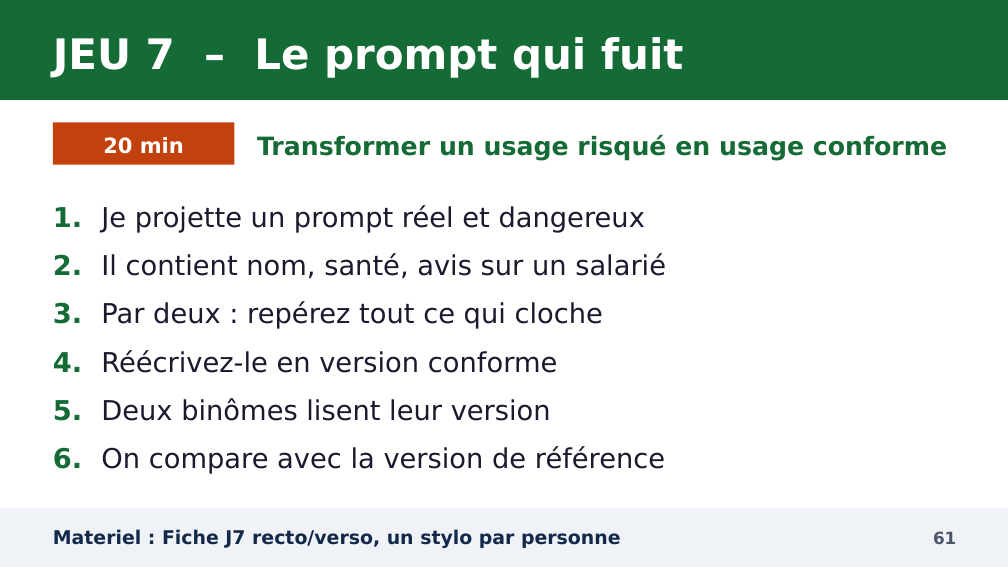
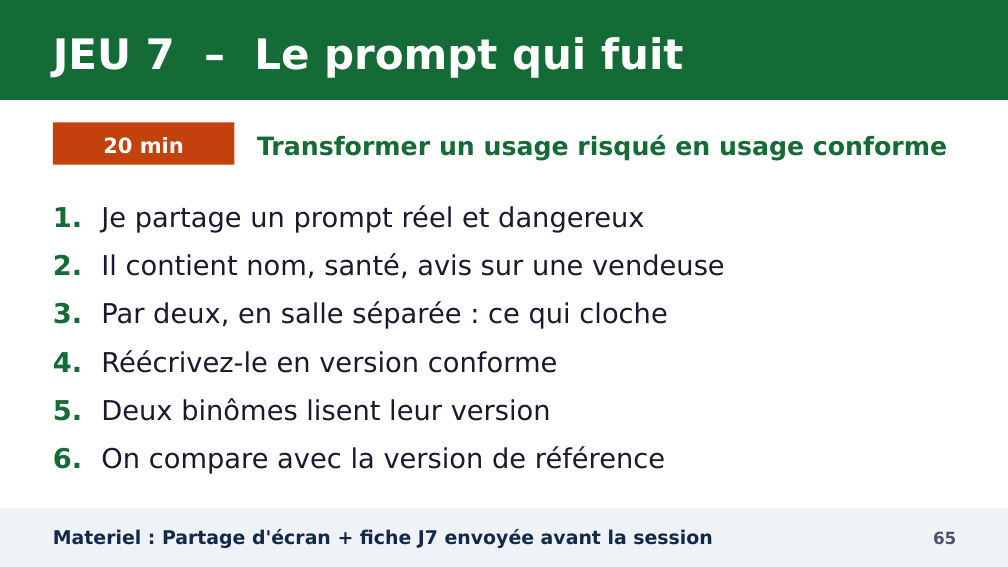
Before and after one commit to YebaYorel/Training, a slide deck: slide 65 of formation_GEM_manager_IA/01_diaporama/Diaporama_Manager_et_IA_GEM.pptx (slide 61 before the commit). Drawn at 1008x567 pixels with LibreOffice and Linux fonts; fonts in the diff are those of the drawing. Boxes give left, top, right and bottom in pixels: in the first picture for what was removed or moved away, otherwise in the second. Text is boxed around its words. In the diff, an @@ line names an element or a change of style, - is before the commit and + after.

```diff
--- a/formation_GEM_manager_IA/01_diaporama/Diaporama_Manager_et_IA_GEM.pptx
+++ b/formation_GEM_manager_IA/01_diaporama/Diaporama_Manager_et_IA_GEM.pptx
@@ text at [53, 205, 725, 329]: text changed @@
-1. Je projette un prompt réel et dangereux
-2. Il contient nom, santé, avis sur un salarié
-3. Par deux : repérez tout ce qui cloche
+1. Je partage un prompt réel et dangereux
+2. Il contient nom, santé, avis sur une vendeuse
+3. Par deux, en salle séparée : ce qui cloche
@@ text at [53, 529, 712, 548]: text changed @@
-Materiel : Fiche J7 recto/verso, un stylo par personne
+Materiel : Partage d'écran + fiche J7 envoyée avant la session
@@ text at [933, 531, 956, 544]: text changed @@
-61
+65
```
Also in this commit, not shown: 67 other slides changed, 5 slides added, 1 slide removed, 31 other files.
